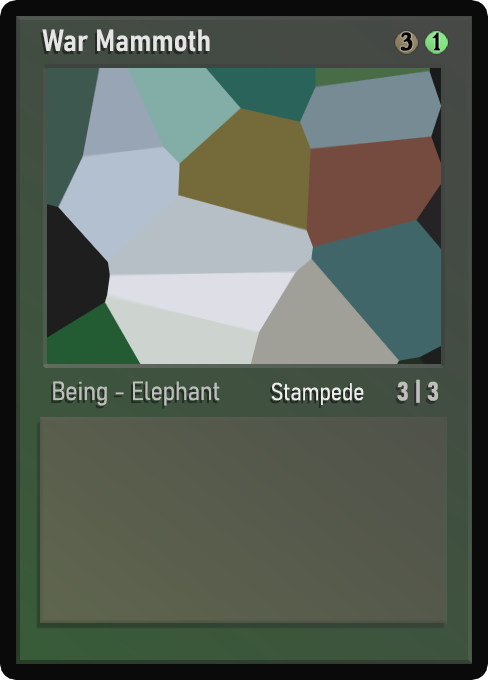
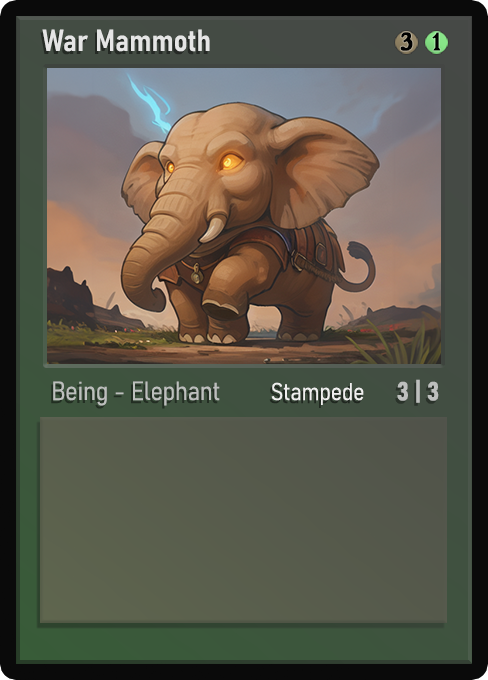
Comparing the layer stacks of the two 488px x 680px images. Changes:
painted on "Name" over bbox(64, 35, 209, 52)
painted on "AtkDef" over bbox(397, 381, 439, 401)
painted on "Class" over bbox(53, 381, 207, 405)
painted on "Ability" over bbox(272, 382, 363, 401)
painted on "Artwork" over bbox(47, 68, 441, 364)
